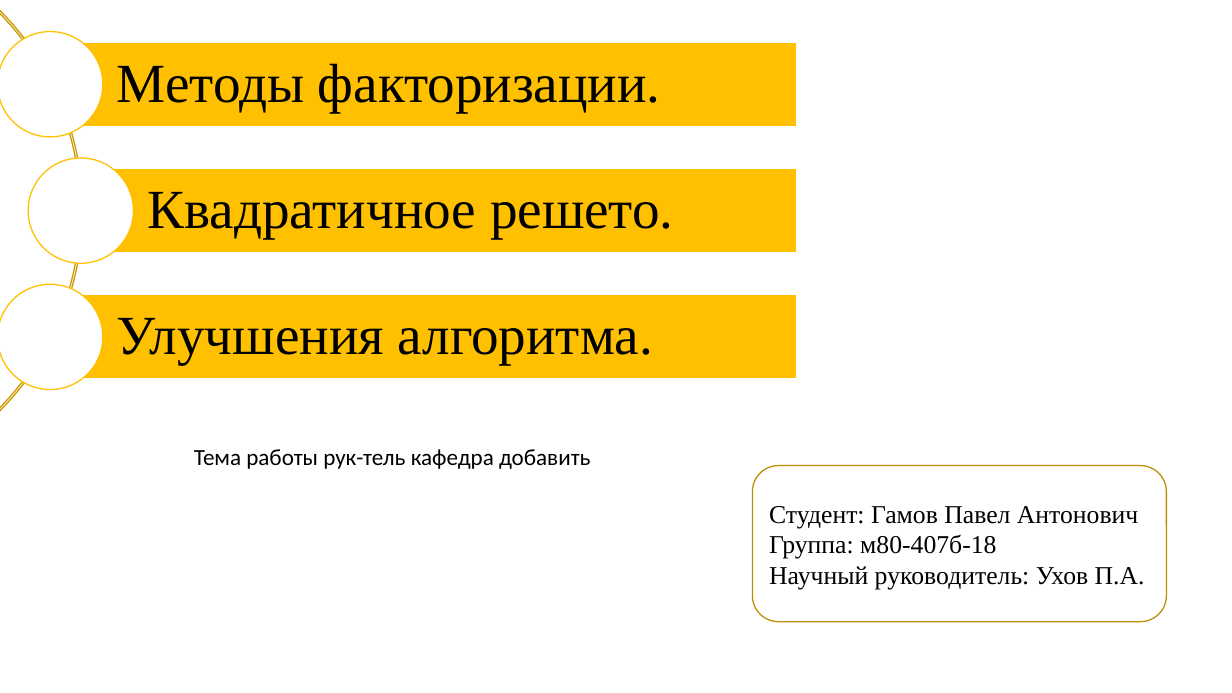
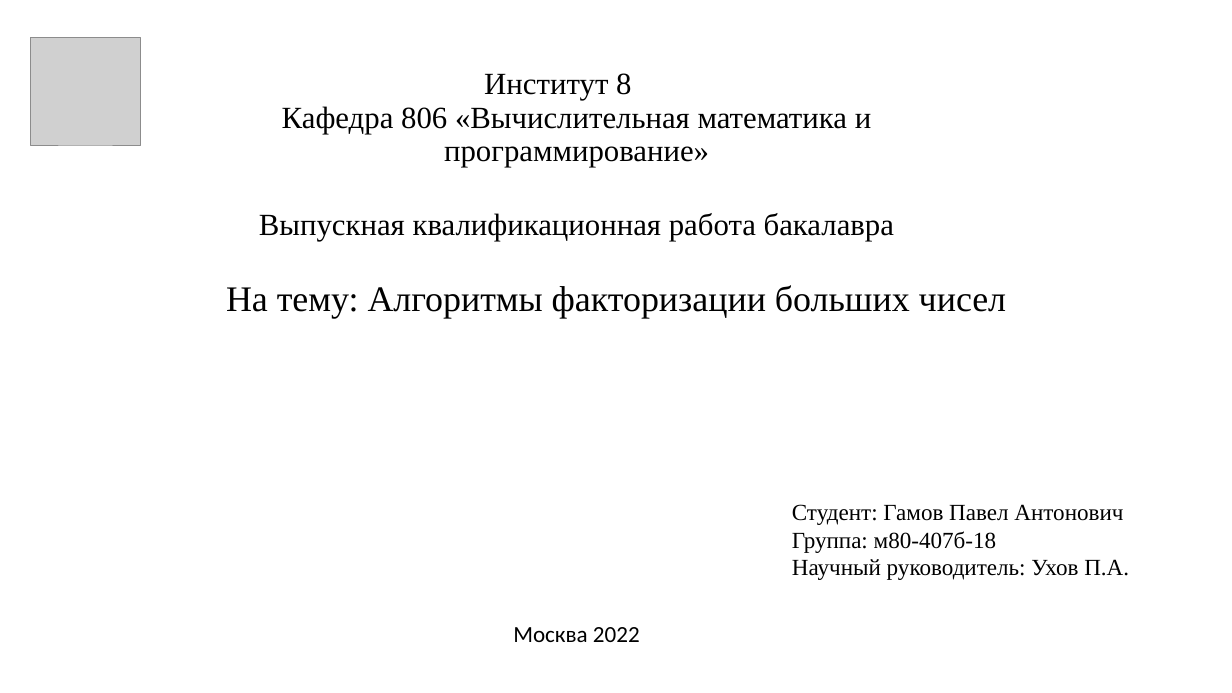
Before and after one commit to pagamov/VKR, a slide deck: slide 1 of Павел Гамов 10.3.22.pptx. Drawn at 1232x693 pixels with LibreOffice and Linux fonts; fonts in the diff are those of the drawing; grey boxes stand for pictures. Boxes give left, top, right and bottom in pixels: in the first picture for what was removed or moved away, otherwise in the second. Text is boxed around its words. In the diff, an @@ line names an element or a change of style, - is before the commit and + after.

```diff
--- a/Павел Гамов 10.3.22.pptx
+++ b/Павел Гамов 10.3.22.pptx
@@ picture added at bbox=[30, 38, 140, 145] @@
@@ title added at bbox=[282, 73, 871, 167], 24 pt, text #000000 @@
+Институт 8
+Кафедра 806 «Вычислительная математика и программирование»
@@ text added at bbox=[259, 213, 894, 241], 24 pt, text #000000 @@
+Выпускная квалификационная работа бакалавра
@@ group removed at bbox=[0, 0, 797, 494]: 3 rectangles, 3 texts, 3 ellipses, 1 arch (boxed as its full ring) @@
-Методы факторизации.
-Квадратичное решето.
-Улучшения алгоритма.
@@ text added at bbox=[226, 285, 1006, 318], 28 pt, text #000000 @@
+На тему: Алгоритмы факторизации больших чисел
@@ text removed at bbox=[194, 449, 590, 469] @@
-Тема работы рук-тель кафедра добавить
@@ text "Студент: Гамов Павел Антонович": place and size @@
-text "Студент: Гамов Павел Антонович" at bbox=[752, 466, 1166, 622]
+text "Студент: Гамов Павел Антонович" at bbox=[792, 504, 1129, 580]
@@ text "Студент: Гамов Павел Антонович" at bbox=[792, 504, 1129, 580]: size 20 to 18 pt; vertical alignment middle to top; fill #FFFFFF to none; outline #BD8E00 1 pt to none @@
@@ text added at bbox=[513, 627, 640, 642], 18 pt, text #000000 @@
+Москва 2022
```
Also in this commit, not shown: 2 other slides changed, 2 slides added, 1 other file.
